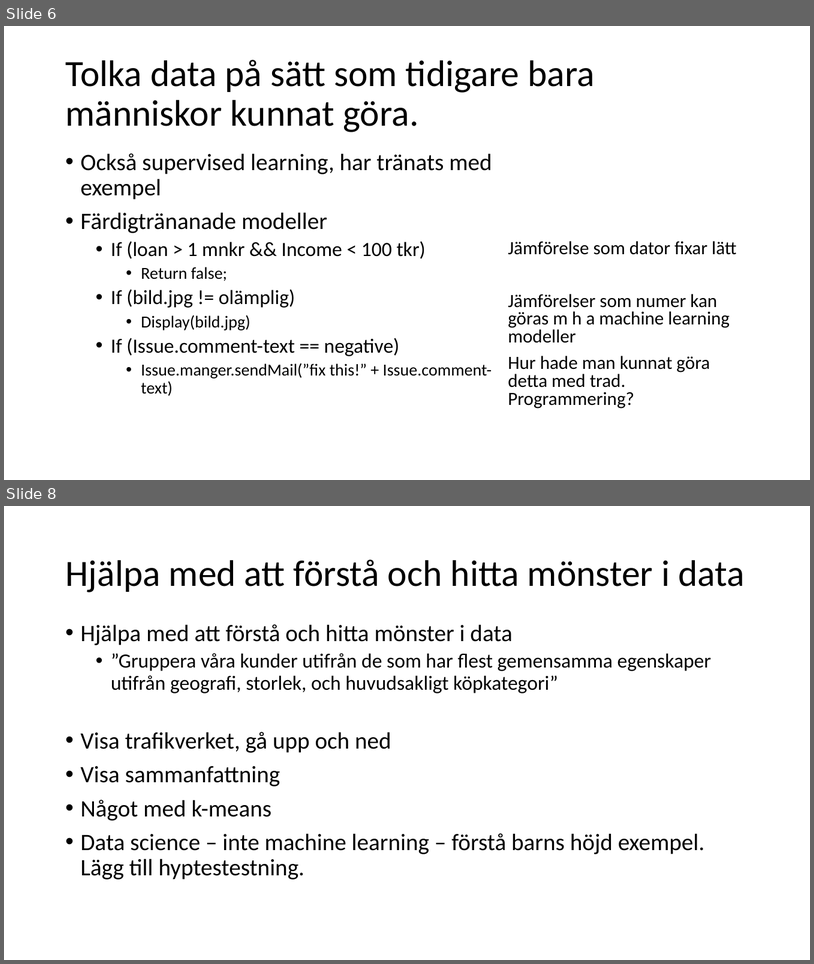
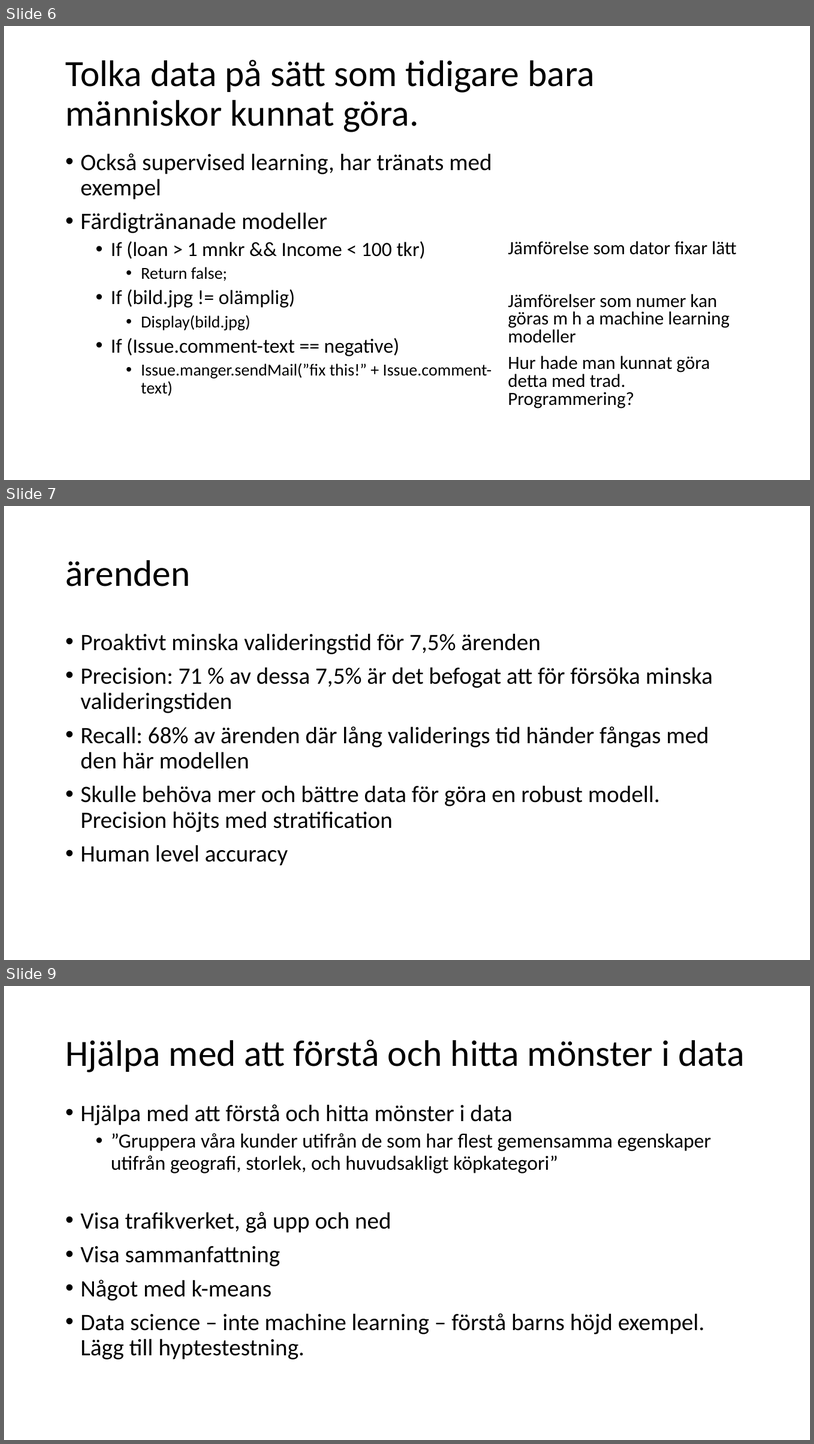
Before and after one commit to niklas3000/DataScience, a slide deck: Machine learning for dummies/Machine learning AI och Data Science.pptx. Shown one above the other, each under a label of ours: slides 6 and 8 before the commit, slides 6, 7 and 9 after it; the slides between them are not shown. The pictures are 814x964 and 814x1444 pixels, drawn with LibreOffice and Linux fonts; fonts in the diff are those of the drawing. Boxes give left, top, right and bottom in pixels: in the first picture for what was removed or moved away, otherwise in the second. Text is boxed around its words. In the diff, an @@ line names an element or a change of style, - is before the commit and + after.

```diff
--- a/Machine learning for dummies/Machine learning AI och Data Science.pptx
+++ b/Machine learning for dummies/Machine learning AI och Data Science.pptx
@@ slide 7 added at box(4, 506, 810, 960), background #FFFFFF @@
@@ title added at box(65, 560, 190, 586), 44 pt, text #000000 @@
+ärenden
@@ text added at box(81, 633, 713, 865), 28 pt, text #000000 @@
+• Proaktivt minska valideringstid för 7,5% ärenden
+• Precision: 71 % av dessa 7,5% är det befogat att för försöka minska valideringstiden
+• Recall: 68% av ärenden där lång validerings tid händer fångas med den här modellen
+• Skulle behöva mer och bättre data för göra en robust modell. Precision höjts med stratification
+• Human level accuracy
@@ what was slide 8 is now slide 9 @@
```
Also in this commit, not shown: 2 slides changed, 14 other files.
